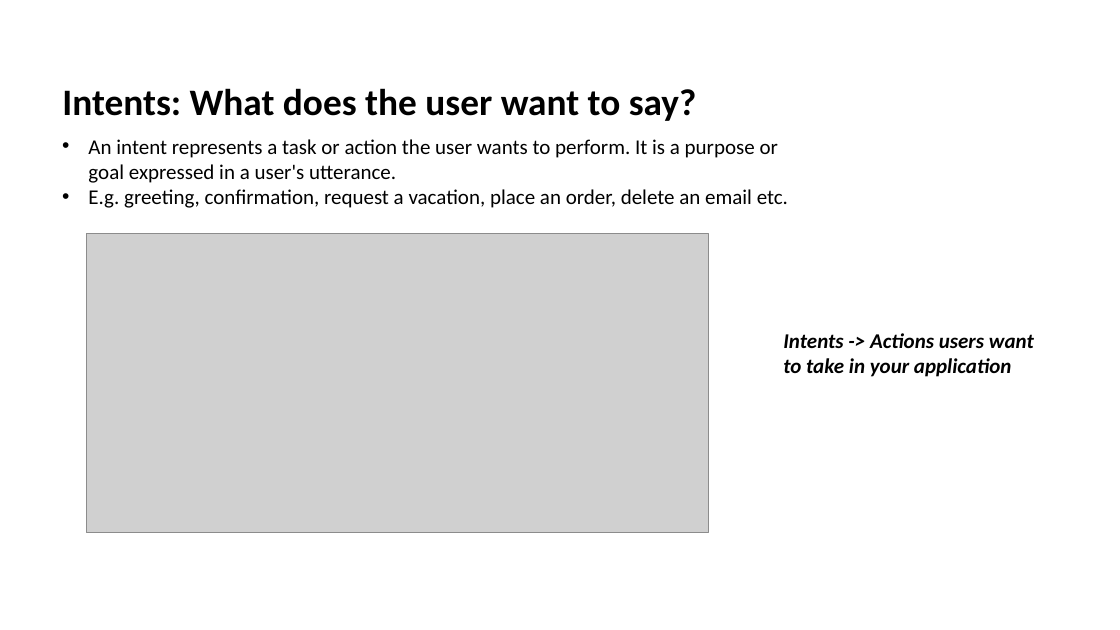
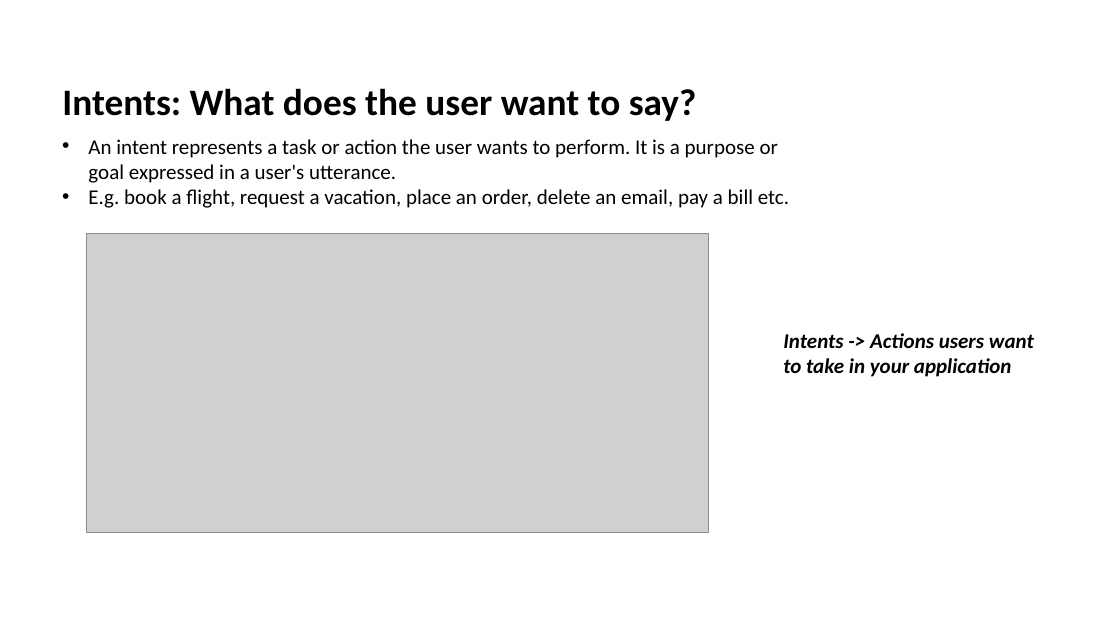
Before and after one commit to mansijain014/HR-Bot, a slide deck: slide 6 of Slide Deck/Conversational AI Build NLU model using LUIS(MLSA).pptx (slide 8 before the commit). Drawn at 1120x630 pixels with LibreOffice and Linux fonts; fonts in the diff are those of the drawing; grey boxes stand for pictures; background and template pictures are left out. Boxes give left, top, right and bottom in pixels: in the first picture for what was removed or moved away, otherwise in the second. Text is boxed around its words. In the diff, an @@ line names an element or a change of style, - is before the commit and + after.

```diff
--- a/Slide Deck/Conversational AI Build NLU model using LUIS(MLSA).pptx
+++ b/Slide Deck/Conversational AI Build NLU model using LUIS(MLSA).pptx
@@ text at bbox=[88, 189, 789, 208]: text changed @@
-• E.g. greeting, confirmation, request a vacation, place an order, delete an email etc.
+• E.g. book a flight, request a vacation, place an order, delete an email, pay a bill etc.
```
Also in this commit, not shown: 6 other slides changed, 2 slides added, 4 slides removed, 1 other file.
